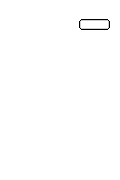
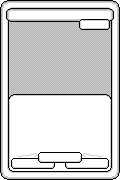
Layer changes from the first (120, 180) image to the second:
painted on "id" (2nd of 2, in "id") over [0, 0, 120, 128]
removed layer "tags" (2nd of 2, in "tags") from group "tags" over [0, 74, 120, 180]
added layer "tag 1" in group "tags" over [27, 122, 120, 180]
added layer "tag 2" in group "tags" over [54, 128, 120, 180]
added layer "tag 3" in group "tags" over [0, 128, 120, 180]
added layer "deco" in group "tags" over [0, 128, 120, 180]
painted on "border" (2nd of 2, in "border") over [0, 0, 120, 180]
painted on "background" (2nd of 2, in "background") over [0, 0, 120, 180]
